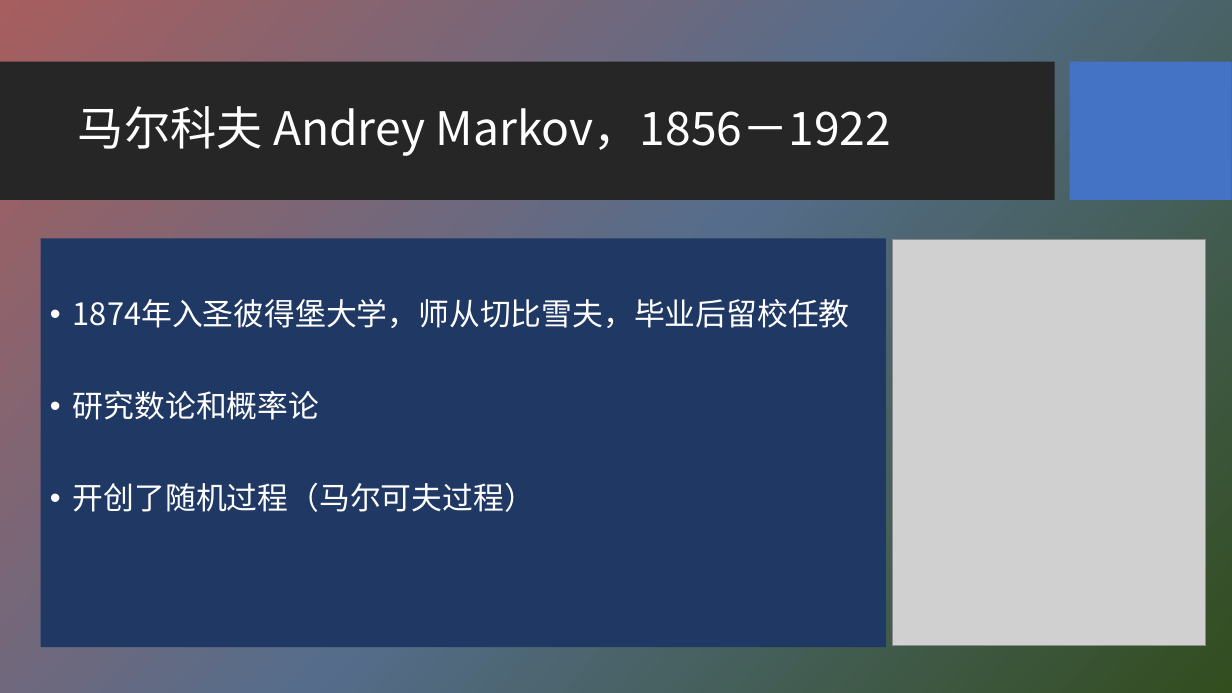
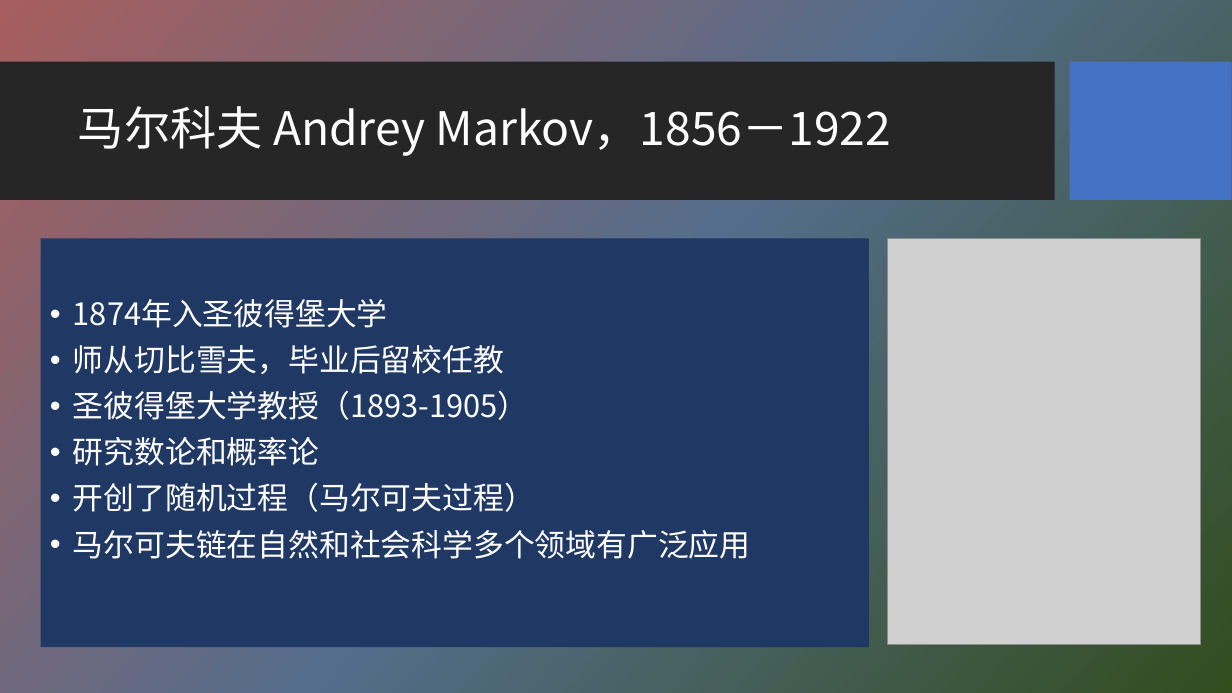
Before and after one commit to HBU/NLP_PPT, a slide deck: slide 5 of PPT-2020/ch03 n元语法模型.pptx. Drawn at 1232x693 pixels with LibreOffice and Linux fonts; fonts in the diff are those of the drawing; grey boxes stand for pictures; background and template pictures are left out. Boxes give left, top, right and bottom in pixels: in the first picture for what was removed or moved away, otherwise in the second. Text is boxed around its words. In the diff, an @@ line names an element or a change of style, - is before the commit and + after.

```diff
--- a/PPT-2020/ch03 n元语法模型.pptx
+++ b/PPT-2020/ch03 n元语法模型.pptx
@@ text "1874年入圣彼得堡大学": place and size @@
-text "1874年入圣彼得堡大学" at bbox=[41, 238, 886, 647]
+text "1874年入圣彼得堡大学" at bbox=[41, 238, 870, 647]
@@ picture: place and size @@
-picture at bbox=[893, 239, 1205, 646]
+picture at bbox=[887, 238, 1200, 645]
@@ text at bbox=[73, 299, 528, 420]: text changed @@
-• 1874年入圣彼得堡大学，师从切比雪夫，毕业后留校任教
+• 1874年入圣彼得堡大学
+• 师从切比雪夫，毕业后留校任教
+• 圣彼得堡大学教授（1893-1905）
@@ text at bbox=[73, 530, 751, 559]: paragraph added @@
+• 马尔可夫链在自然和社会科学多个领域有广泛应用
```
Also in this commit, not shown: 16 other slides changed, 1 slide added.
